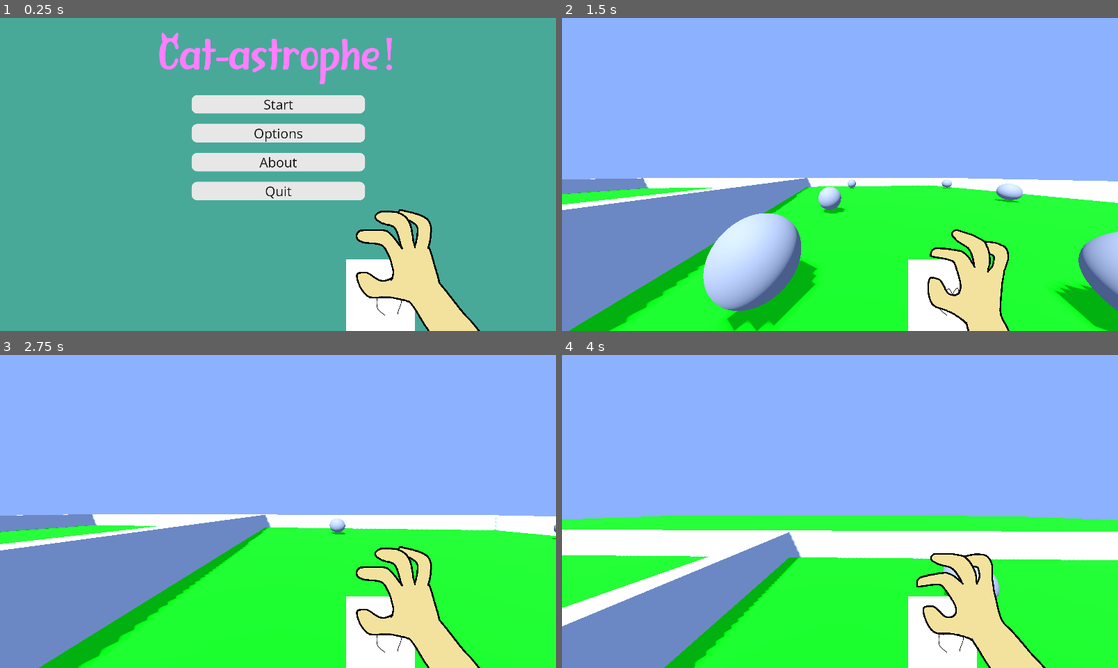
Above: before the commit, frames 1-4 (two rows, left to right).
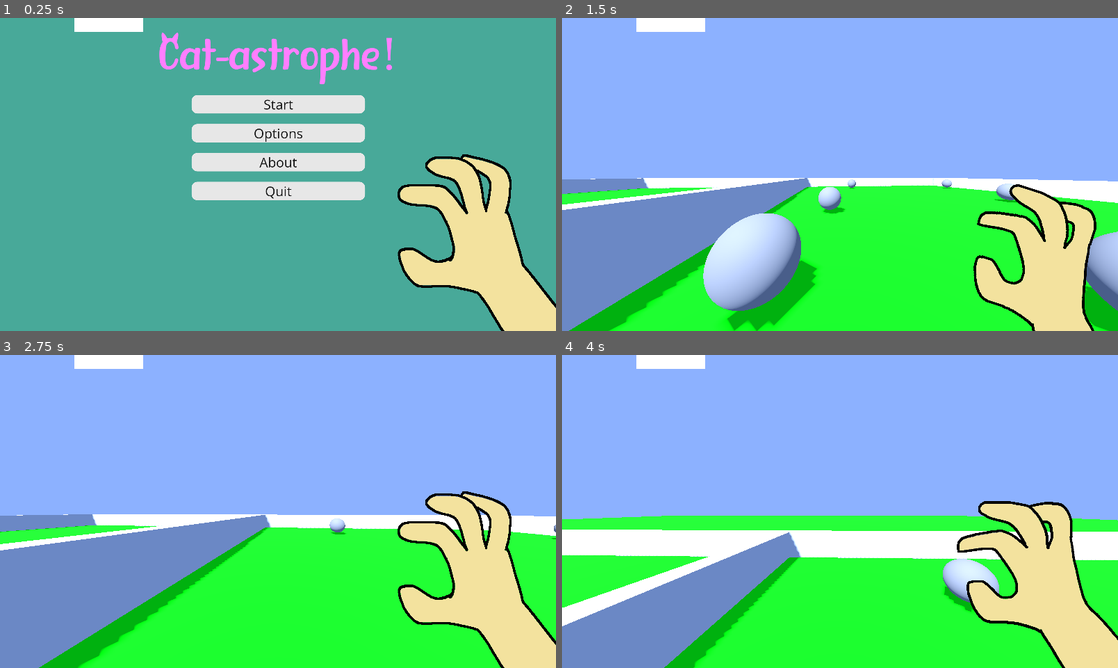
Above: after the commit, the same moments.

Repository: Agent-Maxwell/LudumDare56
Game: Godot game, scene res://world.tscn
The game is run twice, just before and just after one commit, with the same random seed, the same clock (stepped at 60 frames per second) and the same inputs.
Inputs (mouse positions are in pixels of both pictures, inside the frame that each line leads up to):
- Up to frame 1 (0.25 s): no input
- Up to frame 2 (1.5 s): click "Start" at 0.5 s; move the mouse to (867, 174) at 1.27 s; hold W (move_forwards) from 1.28 s (still down); click (867, 174) at 1.35 s
- Up to frame 3 (2.75 s): keep holding W (move_forwards); tap Space (jump) at 1.52, 2.27 s; move the mouse to (250, 511) at 2.02 s; right-click (250, 511) at 2.1 s
- Up to frame 4 (4 s): keep holding W (move_forwards); move the mouse to (851, 505) at 2.77 s; click (851, 505) at 2.85 s; move the mouse to (834, 517) at 3.52 s; right-click (834, 517) at 3.6 s; tap Space (jump) at 3.77 s

The runs differ from the first frame. In frame 1, 13% of the frame differs, in the area x 13-100%, y 0-100%; in frame 2, 11%; in frame 3, 13%; in frame 4, 14%.

Commit message:
hand sizing corrected

Diff:
--- a/player.gd
+++ b/player.gd
@@ -1,6 +1,6 @@
 extends CharacterBody3D
 
-@onready var anim_player = $CanvasLayer/HandBase/AnimationPlayer
+@onready var anim_player = $CanvasLayer/HUD/AnimationPlayer
 @onready var myRayCast = $Face/RayCast3D
 @onready var kickHitbox = $ShapeCast3D
 @onready var grabSound = $CatGrabSound
--- a/player.tscn
+++ b/player.tscn
@@ -69,7 +69,7 @@
 tracks/0/type = "value"
 tracks/0/imported = false
 tracks/0/enabled = true
-tracks/0/path = NodePath("HandBase/right hand:frame")
+tracks/0/path = NodePath("HUD/hands/right hand:frame")
 tracks/0/interp = 1
 tracks/0/loop_wrap = true
 tracks/0/keys = {
@@ -81,7 +81,7 @@
 tracks/1/type = "value"
 tracks/1/imported = false
 tracks/1/enabled = true
-tracks/1/path = NodePath("HandBase/right hand:position")
+tracks/1/path = NodePath("HUD/hands/right hand:position")
 tracks/1/interp = 1
 tracks/1/loop_wrap = true
 tracks/1/keys = {
@@ -93,7 +93,7 @@
 tracks/2/type = "value"
 tracks/2/imported = false
 tracks/2/enabled = true
-tracks/2/path = NodePath("HandBase/right hand:rotation")
+tracks/2/path = NodePath("HUD/hands/right hand:rotation")
 tracks/2/interp = 1
 tracks/2/loop_wrap = true
 tracks/2/keys = {
@@ -105,7 +105,7 @@
 tracks/3/type = "value"
 tracks/3/imported = false
 tracks/3/enabled = true
-tracks/3/path = NodePath("HandBase/left hand:position")
+tracks/3/path = NodePath("HUD/hands/left hand:position")
 tracks/3/interp = 1
 tracks/3/loop_wrap = true
 tracks/3/keys = {
@@ -121,7 +121,7 @@
 tracks/0/type = "value"
 tracks/0/imported = false
 tracks/0/enabled = true
-tracks/0/path = NodePath("HandBase/right hand:frame")
+tracks/0/path = NodePath("HUD/hands/right hand:frame")
 tracks/0/interp = 1
 tracks/0/loop_wrap = true
 tracks/0/keys = {
@@ -133,7 +133,7 @@
 tracks/1/type = "value"
 tracks/1/imported = false
 tracks/1/enabled = true
-tracks/1/path = NodePath("HandBase/right hand:position")
+tracks/1/path = NodePath("HUD/hands/right hand:position")
 tracks/1/interp = 1
 tracks/1/loop_wrap = true
 tracks/1/keys = {
@@ -145,7 +145,7 @@
 tracks/2/type = "value"
 tracks/2/imported = false
 tracks/2/enabled = true
-tracks/2/path = NodePath("HandBase/left hand:position")
+tracks/2/path = NodePath("HUD/hands/left hand:position")
 tracks/2/interp = 1
 tracks/2/loop_wrap = true
 tracks/2/keys = {
@@ -157,7 +157,7 @@
 tracks/3/type = "value"
 tracks/3/imported = false
 tracks/3/enabled = true
-tracks/3/path = NodePath("HandBase/right hand:rotation")
+tracks/3/path = NodePath("HUD/hands/right hand:rotation")
 tracks/3/interp = 1
 tracks/3/loop_wrap = true
 tracks/3/keys = {
@@ -174,7 +174,7 @@
 tracks/0/type = "value"
 tracks/0/imported = false
 tracks/0/enabled = true
-tracks/0/path = NodePath("HandBase/right hand:frame")
+tracks/0/path = NodePath("HUD/hands/right hand:frame")
 tracks/0/interp = 1
 tracks/0/loop_wrap = true
 tracks/0/keys = {
@@ -186,7 +186,7 @@
 tracks/1/type = "value"
 tracks/1/imported = false
 tracks/1/enabled = true
-tracks/1/path = NodePath("HandBase/right hand:position")
+tracks/1/path = NodePath("HUD/hands/right hand:position")
 tracks/1/interp = 1
 tracks/1/loop_wrap = true
 tracks/1/keys = {
@@ -198,7 +198,7 @@
 tracks/2/type = "value"
 tracks/2/imported = false
 tracks/2/enabled = true
-tracks/2/path = NodePath("HandBase/left hand:position")
+tracks/2/path = NodePath("HUD/hands/left hand:position")
 tracks/2/interp = 1
 tracks/2/loop_wrap = true
 tracks/2/keys = {
@@ -210,7 +210,7 @@
 tracks/3/type = "value"
 tracks/3/imported = false
 tracks/3/enabled = true
-tracks/3/path = NodePath("HandBase/right hand:rotation")
+tracks/3/path = NodePath("HUD/hands/right hand:rotation")
 tracks/3/interp = 1
 tracks/3/loop_wrap = true
 tracks/3/keys = {
@@ -227,7 +227,7 @@
 tracks/0/type = "value"
 tracks/0/imported = false
 tracks/0/enabled = true
-tracks/0/path = NodePath("HandBase/right hand:frame")
+tracks/0/path = NodePath("HUD/hands/right hand:frame")
 tracks/0/interp = 1
 tracks/0/loop_wrap = true
 tracks/0/keys = {
@@ -239,7 +239,7 @@
 tracks/1/type = "value"
 tracks/1/imported = false
 tracks/1/enabled = true
-tracks/1/path = NodePath("HandBase/right hand:position")
+tracks/1/path = NodePath("HUD/hands/right hand:position")
 tracks/1/interp = 1
 tracks/1/loop_wrap = true
 tracks/1/keys = {
@@ -251,7 +251,7 @@
 tracks/2/type = "value"
 tracks/2/imported = false
 tracks/2/enabled = true
-tracks/2/path = NodePath("HandBase/left hand:position")
+tracks/2/path = NodePath("HUD/hands/left hand:position")
 tracks/2/interp = 1
 tracks/2/loop_wrap = true
 tracks/2/keys = {
@@ -263,7 +263,7 @@
 tracks/3/type = "value"
 tracks/3/imported = false
 tracks/3/enabled = true
-tracks/3/path = NodePath("HandBase/right hand:rotation")
+tracks/3/path = NodePath("HUD/hands/right hand:rotation")
 tracks/3/interp = 1
 tracks/3/loop_wrap = true
 tracks/3/keys = {
@@ -279,7 +279,7 @@
 tracks/0/type = "value"
 tracks/0/imported = false
 tracks/0/enabled = true
-tracks/0/path = NodePath("HandBase/right hand:frame")
+tracks/0/path = NodePath("HUD/hands/right hand:frame")
 tracks/0/interp = 1
 tracks/0/loop_wrap = true
 tracks/0/keys = {
@@ -291,7 +291,7 @@
 tracks/1/type = "value"
 tracks/1/imported = false
 tracks/1/enabled = true
-tracks/1/path = NodePath("HandBase/right hand:position")
+tracks/1/path = NodePath("HUD/hands/right hand:position")
 tracks/1/interp = 1
 tracks/1/loop_wrap = true
 tracks/1/keys = {
@@ -303,7 +303,7 @@
 tracks/2/type = "value"
 tracks/2/imported = false
 tracks/2/enabled = true
-tracks/2/path = NodePath("HandBase/right hand:rotation")
+tracks/2/path = NodePath("HUD/hands/right hand:rotation")
 tracks/2/interp = 1
 tracks/2/loop_wrap = true
 tracks/2/keys = {
@@ -315,7 +315,7 @@
 tracks/3/type = "value"
 tracks/3/imported = false
 tracks/3/enabled = true
-tracks/3/path = NodePath("HandBase/left hand:position")
+tracks/3/path = NodePath("HUD/hands/left hand:position")
 tracks/3/interp = 1
 tracks/3/loop_wrap = true
 tracks/3/keys = {
@@ -331,7 +331,7 @@
 tracks/0/type = "value"
 tracks/0/imported = false
 tracks/0/enabled = true
-tracks/0/path = NodePath("HandBase/right hand:frame")
+tracks/0/path = NodePath("HUD/hands/right hand:frame")
 tracks/0/interp = 1
 tracks/0/loop_wrap = true
 tracks/0/keys = {
@@ -343,7 +343,7 @@
 tracks/1/type = "value"
 tracks/1/imported = false
 tracks/1/enabled = true
-tracks/1/path = NodePath("HandBase/right hand:position")
+tracks/1/path = NodePath("HUD/hands/right hand:position")
 tracks/1/interp = 1
 tracks/1/loop_wrap = true
 tracks/1/keys = {
@@ -355,7 +355,7 @@
 tracks/2/type = "value"
 tracks/2/imported = false
 tracks/2/enabled = true
-tracks/2/path = NodePath("HandBase/right hand:rotation")
+tracks/2/path = NodePath("HUD/hands/right hand:rotation")
 tracks/2/interp = 1
 tracks/2/loop_wrap = true
 tracks/2/keys = {
@@ -367,7 +367,7 @@
 tracks/3/type = "value"
 tracks/3/imported = false
 tracks/3/enabled = true
-tracks/3/path = NodePath("HandBase/left hand:position")
+tracks/3/path = NodePath("HUD/hands/left hand:position")
 tracks/3/interp = 1
 tracks/3/loop_wrap = true
 tracks/3/keys = {
@@ -383,7 +383,7 @@
 tracks/0/type = "value"
 tracks/0/imported = false
 tracks/0/enabled = true
-tracks/0/path = NodePath("HandBase/right hand:frame")
+tracks/0/path = NodePath("HUD/hands/right hand:frame")
 tracks/0/interp = 1
 tracks/0/loop_wrap = true
 tracks/0/keys = {
@@ -395,7 +395,7 @@
 tracks/1/type = "value"
 tracks/1/imported = false
 tracks/1/enabled = true
-tracks/1/path = NodePath("HandBase/right hand:position")
+tracks/1/path = NodePath("HUD/hands/right hand:position")
 tracks/1/interp = 1
 tracks/1/loop_wrap = true
 tracks/1/keys = {
@@ -407,7 +407,7 @@
 tracks/2/type = "value"
 tracks/2/imported = false
 tracks/2/enabled = true
-tracks/2/path = NodePath("HandBase/left hand:position")
+tracks/2/path = NodePath("HUD/hands/left hand:position")
 tracks/2/interp = 1
 tracks/2/loop_wrap = true
 tracks/2/keys = {
@@ -419,7 +419,7 @@
 tracks/3/type = "value"
 tracks/3/imported = false
 tracks/3/enabled = true
-tracks/3/path = NodePath("HandBase/right hand:rotation")
+tracks/3/path = NodePath("HUD/hands/right hand:rotation")
 tracks/3/interp = 1
 tracks/3/loop_wrap = true
 tracks/3/keys = {
@@ -466,8 +466,17 @@
 
 [node name="CanvasLayer" type="CanvasLayer" parent="."]
 
-[node name="HandBase" type="Control" parent="CanvasLayer"]
+[node name="HUD" type="Control" parent="CanvasLayer"]
 layout_mode = 3
+anchors_preset = 15
+anchor_right = 1.0
+anchor_bottom = 1.0
+grow_horizontal = 2
+grow_vertical = 2
+mouse_filter = 2
+
+[node name="hands" type="Control" parent="CanvasLayer/HUD"]
+layout_mode = 1
 anchors_preset = 7
 anchor_left = 0.5
 anchor_top = 1.0
@@ -478,29 +487,30 @@
 offset_right = 20.0
 grow_horizontal = 2
 grow_vertical = 0
-
-[node name="AnimatedSprite2D" type="AnimatedSprite2D" parent="CanvasLayer/HandBase"]
+scale = Vector2(1.5, 1.5)
+
+[node name="right hand" type="Sprite2D" parent="CanvasLayer/HUD/hands"]
+position = Vector2(505, -107)
+scale = Vector2(0.265734, 0.265734)
+texture = ExtResource("3_ilttr")
+hframes = 5
+frame = 1
+
+[node name="left hand" type="Sprite2D" parent="CanvasLayer/HUD/hands"]
+position = Vector2(-541, 229)
+rotation = 0.218166
+scale = Vector2(0.265734, 0.265734)
+texture = ExtResource("3_ilttr")
+hframes = 5
+
+[node name="AnimatedSprite2D" type="AnimatedSprite2D" parent="CanvasLayer/HUD"]
 position = Vector2(373, -81)
 scale = Vector2(0.574699, 0.574699)
 sprite_frames = SubResource("SpriteFrames_klnha")
 animation = &"grab"
 autoplay = "idle"
 
-[node name="right hand" type="Sprite2D" parent="CanvasLayer/HandBase"]
-position = Vector2(505, -107)
-scale = Vector2(0.265734, 0.265734)
-texture = ExtResource("3_ilttr")
-hframes = 5
-frame = 1
-
-[node name="left hand" type="Sprite2D" parent="CanvasLayer/HandBase"]
-position = Vector2(-541, 229)
-rotation = 0.218166
-scale = Vector2(0.265734, 0.265734)
-texture = ExtResource("3_ilttr")
-hframes = 5
-
-[node name="AnimationPlayer" type="AnimationPlayer" parent="CanvasLayer/HandBase"]
+[node name="AnimationPlayer" type="AnimationPlayer" parent="CanvasLayer/HUD"]
 root_node = NodePath("../..")
 libraries = {
 "": SubResource("AnimationLibrary_drks6")
@@ -562,4 +572,4 @@
 stream = ExtResource("3_q1y1w")
 bus = &"Sfx"
 
-[connection signal="animation_finished" from="CanvasLayer/HandBase/AnimationPlayer" to="." method="_on_animation_player_animation_finished"]
+[connection signal="animation_finished" from="CanvasLayer/HUD/AnimationPlayer" to="." method="_on_animation_player_animation_finished"]
Not shown: 1 places in main_menu.tscn that only renumber resources
Not shown: 1 places in world.tscn that only renumber resources
